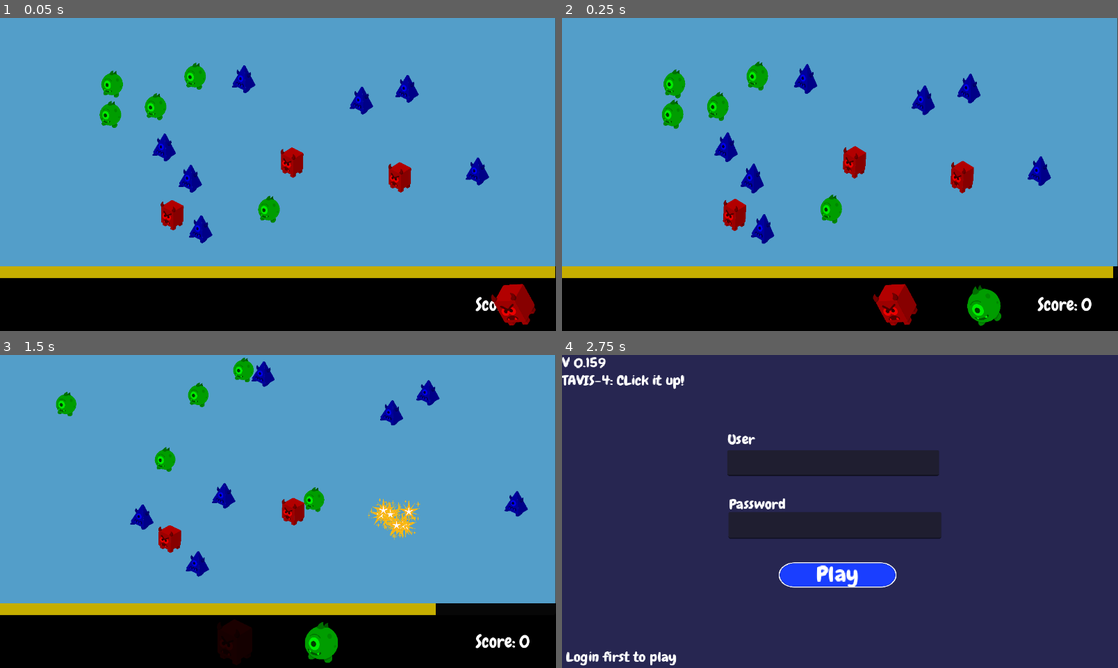
Above: before the commit, frames 1-4 (two rows, left to right).
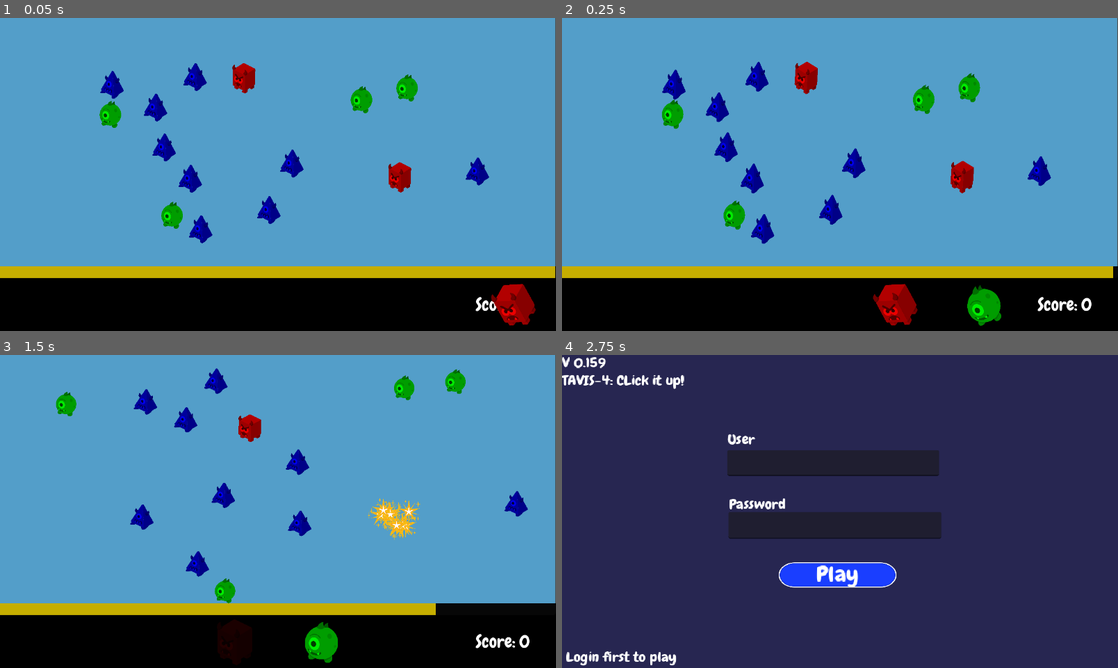
Above: after the commit, the same moments.

Repository: Hunter-Soft/Prototipo-MonstrosSA
Game: Godot game, scene res://Scenes/Level01Test.tscn
The game is run twice, just before and just after one commit, with the same random seed, the same clock (stepped at 60 frames per second) and the same inputs. This scene is started directly instead of the project's main scene.
Inputs (mouse positions are in pixels of both pictures, inside the frame that each line leads up to):
- Up to frame 1 (0.05 s): no input
- Up to frame 2 (0.25 s): no input
- Up to frame 3 (1.5 s): tap Enter (ui_accept) at 0.5 s; drag from (111, 452) to (400, 514) at 0.52 s; drag from (394, 524) to (111, 448) at 1.27 s
- Up to frame 4 (2.75 s): move the mouse to (1051, 505) at 2.02 s; tap Tab (login) at 2.1 s; click (1051, 505) at 2.17 s

The runs differ from the first frame. In frame 1, 2.5% of the frame differs, in the area x 18-76%, y 14-68%; in frame 2, 2.7%; in frame 3, 3.9%, in the area x 24-84%, y 0-80%; in frame 4, nothing differs.

Commit message:
V0.16: Adição de um limite para a quantidade de bixos

Diff:
--- a/tavis_4_project/Scenes/Level01Test.tscn
+++ b/tavis_4_project/Scenes/Level01Test.tscn
@@ -109,7 +109,7 @@
 chance_to_dupe = 0.1
 max_monsters = 15
 monsters_to_spawn = 15
-monster_pool_chance = Array[int]([10, 10, 10])
+monster_pool_chance = Array[int]([1, 1, 3])
 
 [node name="OrderManager" parent="." unique_id=264940256 instance=ExtResource("6_5ad2a")]
 position = Vector2(-640, -670)
--- a/tavis_4_project/spawnerComponent.gd
+++ b/tavis_4_project/spawnerComponent.gd
@@ -29,6 +29,7 @@
 	resetSpawner()
 
 func _process(delta: float) -> void:
+
 	#if Input.is_action_just_pressed("shoot"): ready_to_spawn = true
 	if !spawned && ready_to_spawn:
 		var x = chooseMonsters()
@@ -53,6 +54,11 @@
 func chooseMonsters() -> Array[PackedScene]:
 	var result: Array[PackedScene] = []
 	for i in range(monsters_to_spawn):
+		#if monster_list.size() >= max_monsters:
+			#print("ROLA!!!!!!!!!!!!!!!!")
+			#print(monster_list.size())
+			#return result
+
 		var total := 0
 		for chance in monster_pool_chance:
 			total += chance
@@ -65,10 +71,15 @@
 				result.append(monster_pool[j])
 				break
 	monsters_to_spawn = 0
+	#print("ROLA!!!!!!!!!!!!!!!!")
+	#print(monster_list.size())
 	return result
 
 func spawnEnemies(monster_to_spawn_list: Array[PackedScene]) -> void:
 	for monster in monster_to_spawn_list:
+		if current_monsters >= max_monsters:
+			break
+
 		var new_monster: Node2D = monster.instantiate()
 
 		var new_position: Vector2= get_spawn_position(50, $"../Marker2D".global_position, $"../Marker2D2".global_position)
@@ -128,6 +139,11 @@
 
 func checkTypeNumber() -> void:
 	monster_type_list.clear()
+	current_monsters = 0
+
+	for monster in monster_list:
+		if monster != null:
+			current_monsters += 1
 
 	for monster: MonsterController in monster_list:
 		if monster == null:
